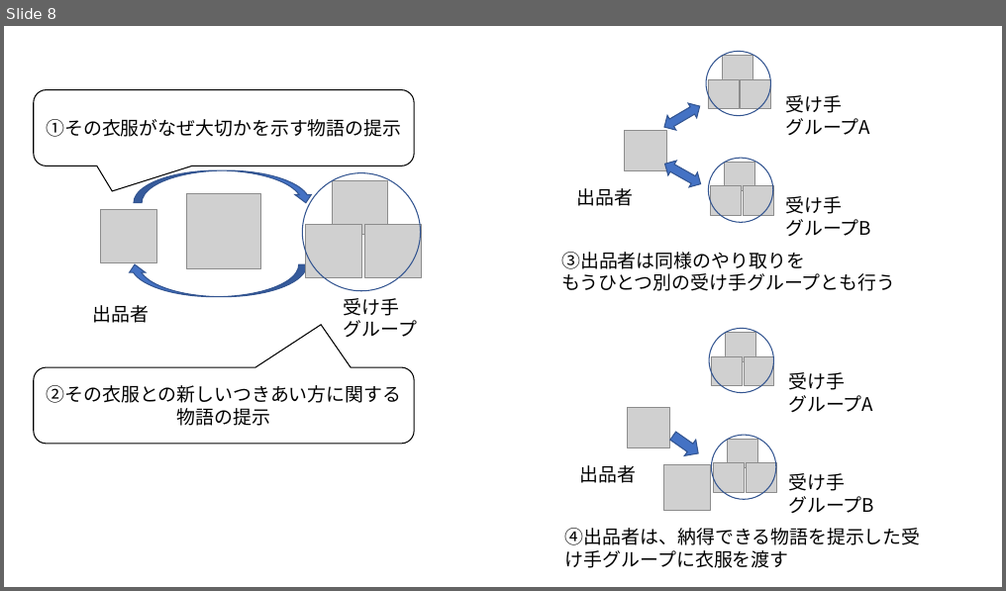
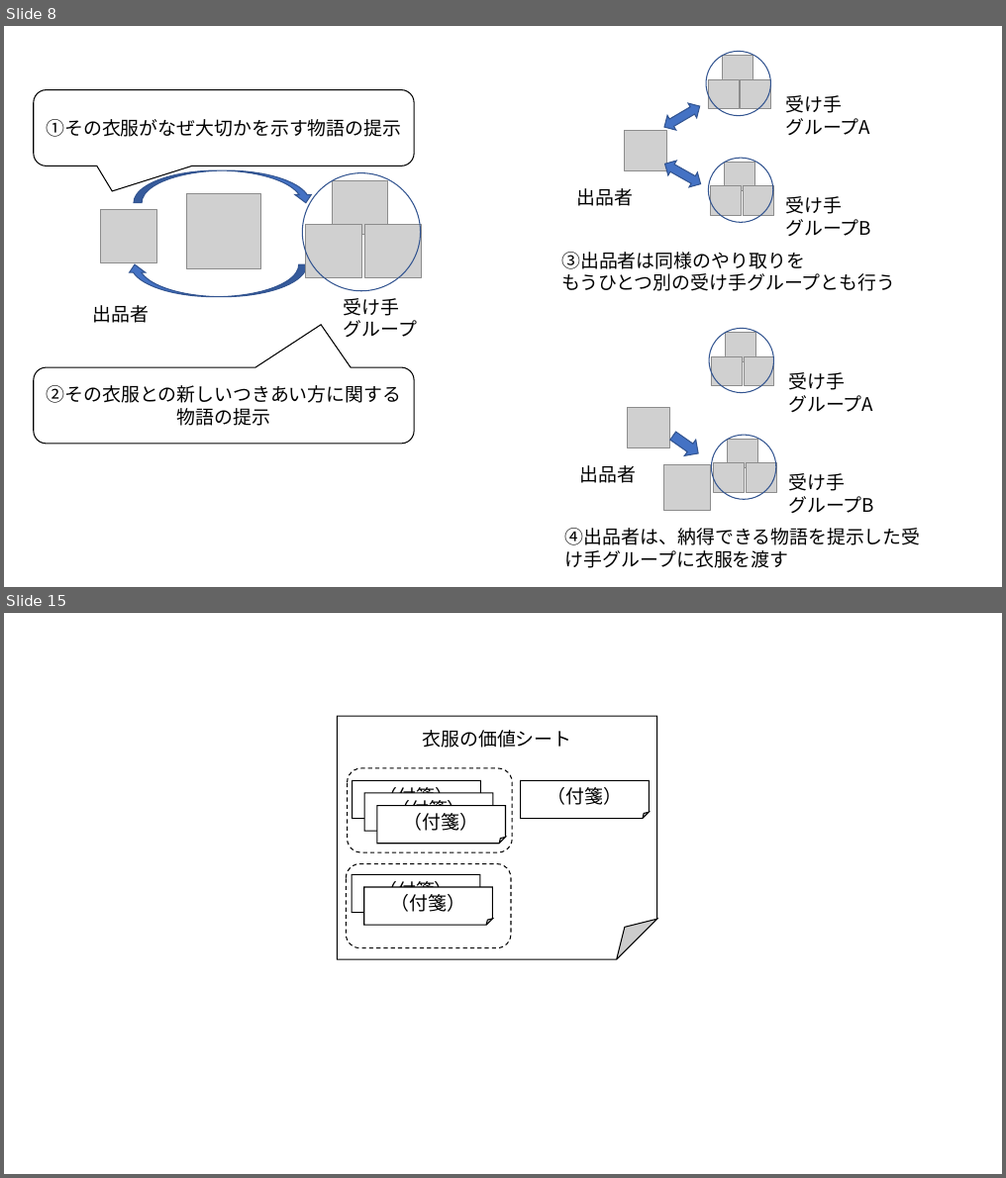
Before and after one commit to oyamadashin/remote, a slide deck: 図/図.pptx. Shown one above the other, each under a label of ours: slide 8 before the commit, slides 8 and 15 after it; the slides between them are not shown. The pictures are 1006x591 and 1006x1178 pixels, drawn with LibreOffice and Linux fonts; fonts in the diff are those of the drawing; grey boxes stand for pictures. Boxes give left, top, right and bottom in pixels: in the first picture for what was removed or moved away, otherwise in the second. Text is boxed around its words. In the diff, an @@ line names an element or a change of style, - is before the commit and + after.

```diff
--- a/図/図.pptx
+++ b/図/図.pptx
@@ slide 15 added at box(4, 613, 1002, 1174), background #FFFFFF @@
@@ folded corner added at box(338, 716, 656, 959), fill #FFFFFF, outline #000000 1 pt, 18 pt, text #000000 @@
+衣服の価値シート
@@ rounded rectangle added at box(347, 768, 512, 854), outline #000000 1 pt dashed @@
@@ folded corner added at box(352, 780, 481, 819), fill #FFFFFF, outline #000000 1 pt, 18 pt, text #000000 @@
+（付箋）
@@ folded corner added at box(521, 780, 649, 819), fill #FFFFFF, outline #000000 1 pt, 18 pt, text #000000 @@
+（付箋）
@@ folded corner added at box(364, 793, 494, 832), fill #FFFFFF, outline #000000 1 pt, 18 pt, text #000000 @@
+（付箋）
@@ folded corner added at box(377, 805, 506, 844), fill #FFFFFF, outline #000000 1 pt, 18 pt, text #000000 @@
+（付箋）
@@ rounded rectangle added at box(347, 863, 511, 949), outline #000000 1 pt dashed @@
@@ folded corner added at box(352, 875, 481, 913), fill #FFFFFF, outline #000000 1 pt, 18 pt, text #000000 @@
+（付箋）
@@ folded corner added at box(364, 887, 493, 925), fill #FFFFFF, outline #000000 1 pt, 18 pt, text #000000 @@
+（付箋）
```
Also in this commit, not shown: 3 slides changed, 6 other slides added, 18 other files.
